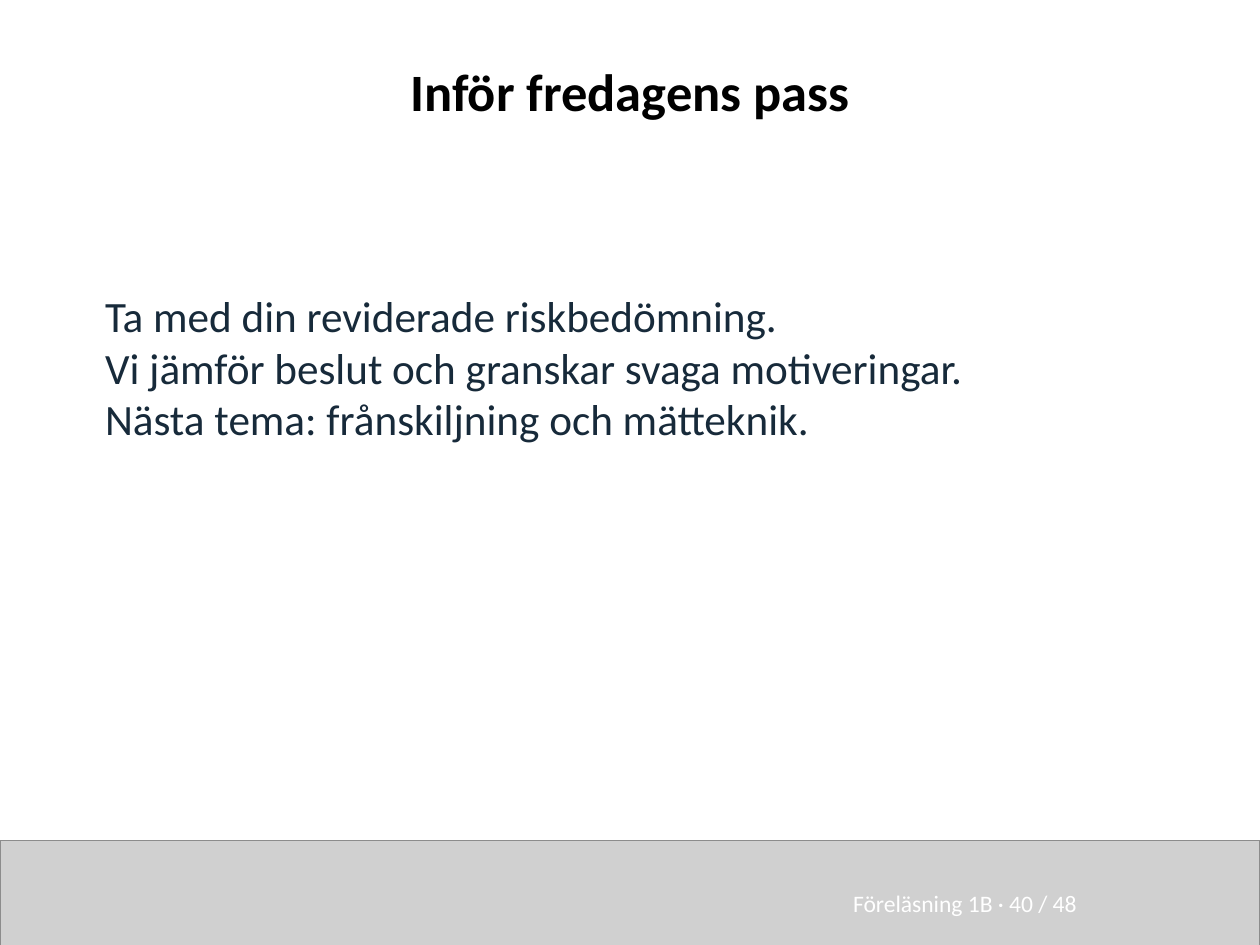
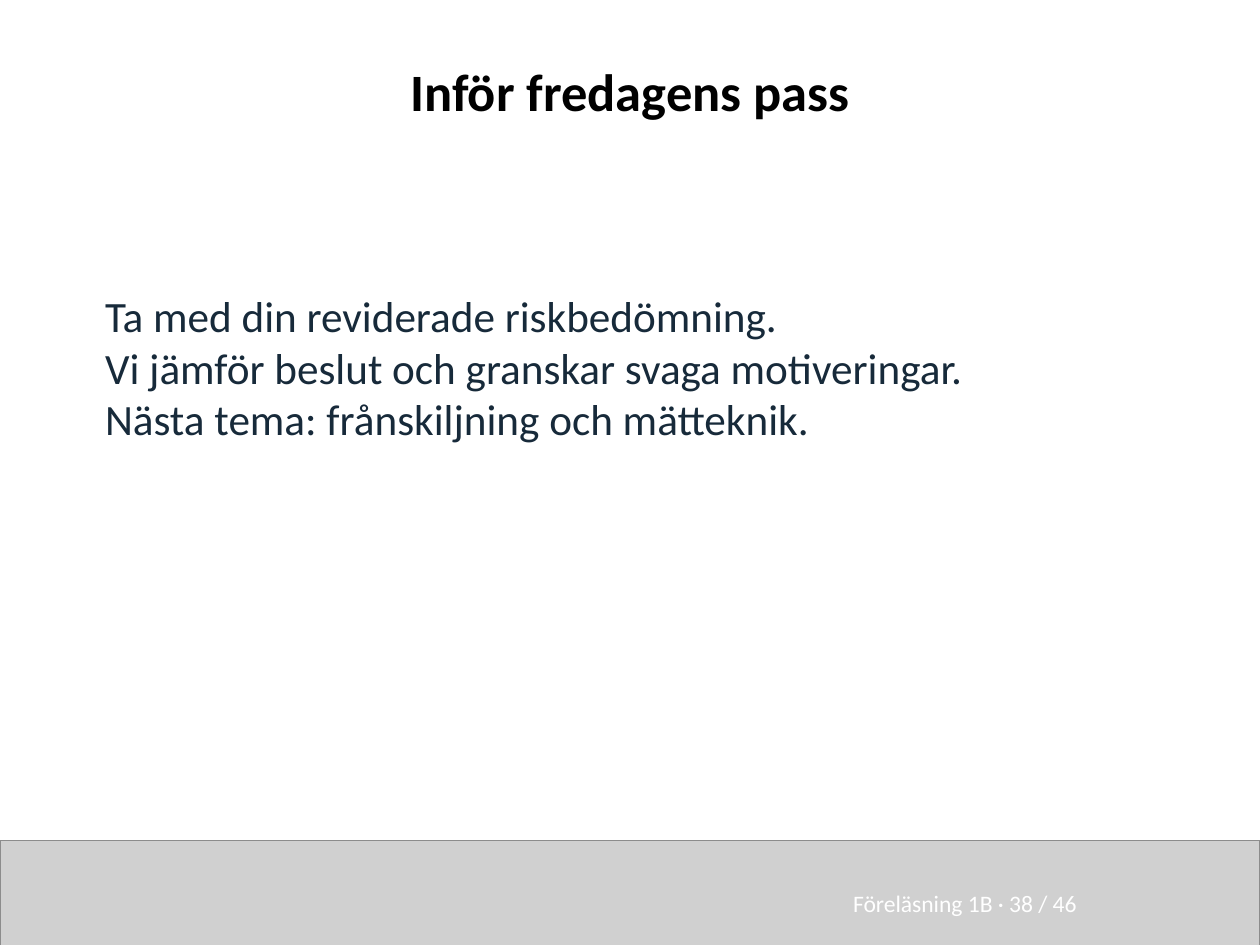
Before and after one commit to nj22az/nj22az.github.io, a slide deck: slide 38 of sjoskolan/vecka-37/aktuell/Forelasning_01B_elev.pptx. Drawn at 1260x945 pixels with LibreOffice and Linux fonts; fonts in the diff are those of the drawing; grey boxes stand for pictures. Boxes give left, top, right and bottom in pixels: in the first picture for what was removed or moved away, otherwise in the second. Text is boxed around its words. In the diff, an @@ line names an element or a change of style, - is before the commit and + after.

```diff
--- a/sjoskolan/vecka-37/aktuell/Forelasning_01B_elev.pptx
+++ b/sjoskolan/vecka-37/aktuell/Forelasning_01B_elev.pptx
@@ text at (x1=853, y1=896, x2=1077, y2=916): text changed @@
-Föreläsning 1B · 40 / 48
+Föreläsning 1B · 38 / 46
```
Also in this commit, not shown: 44 other slides changed, 52 other files.
